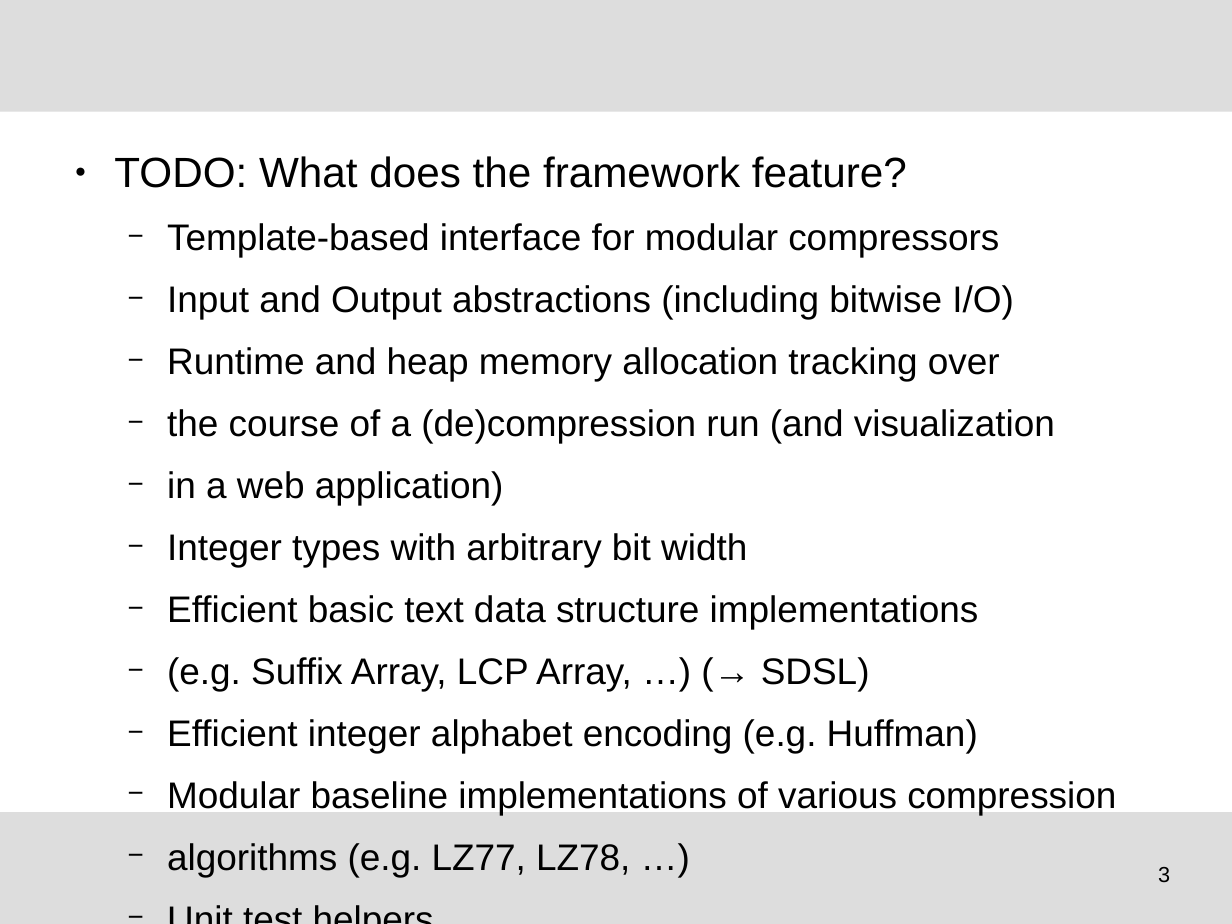
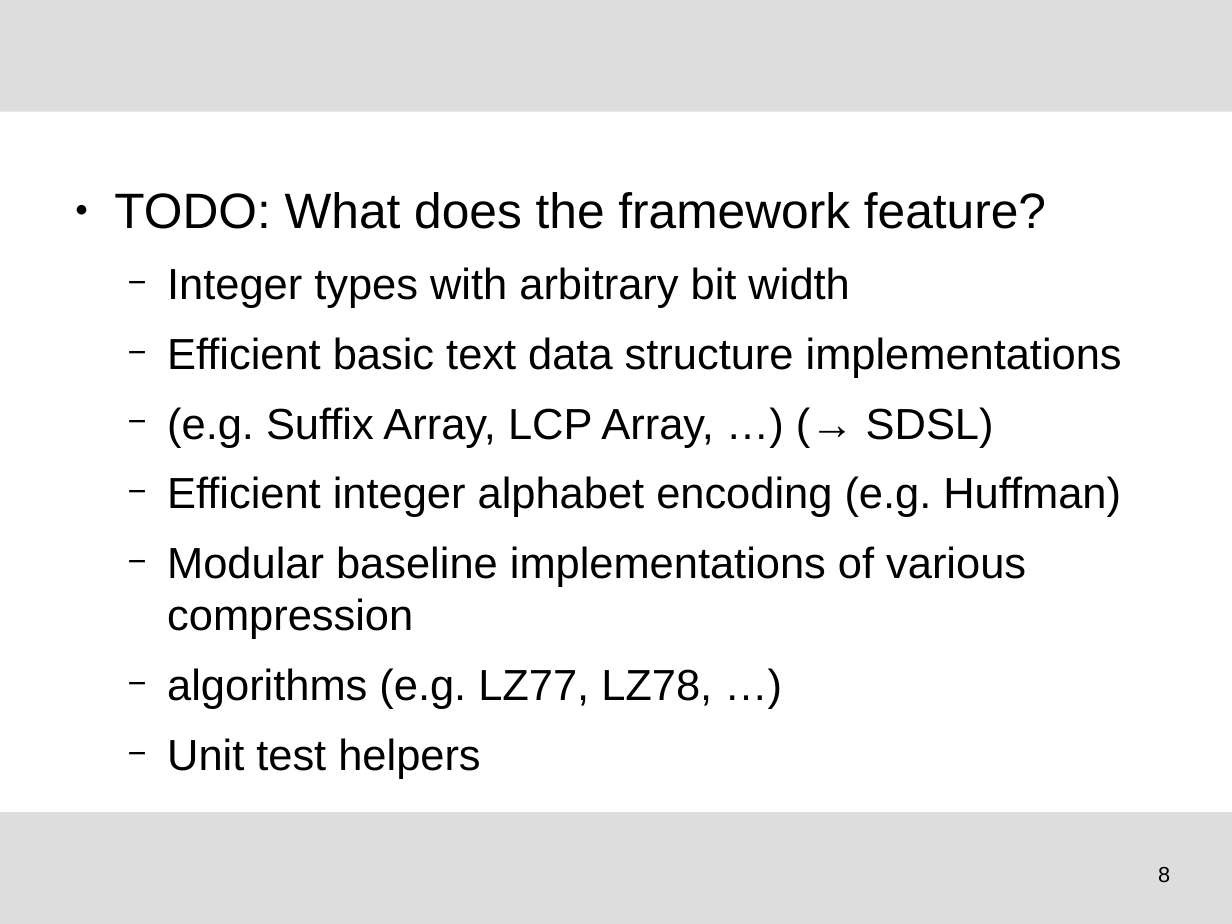
Before and after one commit to tudocomp/tudocomp, a slide deck: slide 8 of etc/presentation.odp (slide 3 before the commit). Drawn at 1232x924 pixels with LibreOffice and Linux fonts; fonts in the diff are those of the drawing; background and template pictures are left out. Boxes give left, top, right and bottom in pixels: in the first picture for what was removed or moved away, otherwise in the second. Text is boxed around its words. In the diff, an @@ line names an element or a change of style, - is before the commit and + after.

```diff
--- a/etc/presentation.odp
+++ b/etc/presentation.odp
@@ text "TODO: What does the framework ...": place and size @@
-text "TODO: What does the framework ..." at (114,156,1116,877)
+text "TODO: What does the framework ..." at (114,192,1122,709)
@@ text "TODO: What does the framework ..." at (114,192,1122,709): size 27.2 to 32 pt in "TODO: What does the framework feature?"; size 23.8 to 28 pt in "Integer types with arbitrary bit width", "Efficient basic text data structure implementations", "(e.g. Suffix Array, LCP Array, …) (→ ...", "Efficient integer alphabet encoding (e.g. Huffman)" and 3 more places @@
@@ text at (167,223,1055,505): paragraphs removed @@
-  − Template-based interface for modular compressors
-  − Input and Output abstractions (including bitwise I/O)
-  − Runtime and heap memory allocation tracking over
-  − the course of a (de)compression run (and visualization
-  − in a web application)
@@ page number at (1158,867,1170,883): text changed @@
-3
+8
```
Also in this commit, not shown: 8 other slides changed, 5 slides added.
